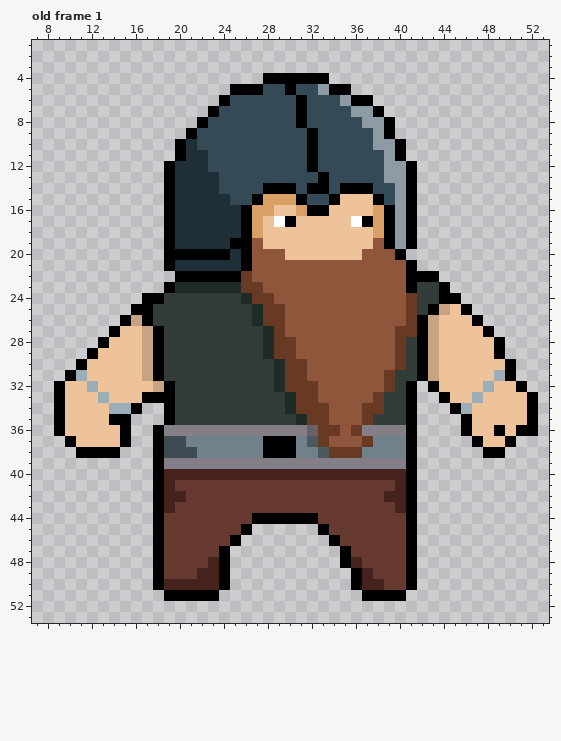
One commit to this pixel-art file: arts_dan/heroes/gnom.aseprite. Above: the version before the commit.
60x60 pixels, 1 frame. Shown: old frame 1: x 7..53, y 1..53. The commit also changed other frames, which this record leaves out.
After the commit:
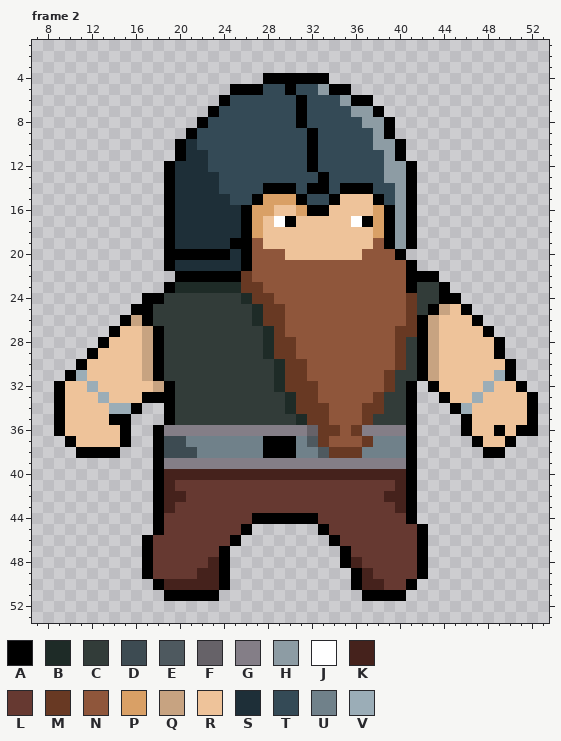
Palette (. is transparent): A #000000  B #1e2b27  C #323c39  D #3d4b52  E #4e595f  F #666268  G #847e87  H #8d9ca4  J #ffffff  K #45221c  L #663931  M #683923  N #8f563b  P #d9a066  Q #c7a381  R #eec39a  S #1e2f38  T #344a56  U #70818a  V #9badb7
A new or re-ordered frame is compared with the old frame closest to it.
The exact change:
frames 1 -> 5
--- frame 2 is new; against old frame 1, layer "Layer 1"
@@ x 15..44 @@
 44 ...ALLLLLLLLAAAAAALLLLLLLLA...
-45 ...ALLLLLLLA......ALLLLLLLA...
-46 ...ALLLLLLA........ALLLLLLA...
-47 ...ALLLLLA..........ALLLLLA...
-48 ...ALLLLKA..........AKLLLLA...
-49 ...ALLLKKA...........AKLLLA...
+45 ...ALLLLLLLA......ALLLLLLLLA..
+46 ..ALLLLLLLA........ALLLLLLLA..
+47 ..ALLLLLLA..........ALLLLLLA..
+48 ..ALLLLLKA..........AKLLLLLA..
+49 ..ALLLLKKA...........AKLLLLA..
 50 ...AKKKKKA...........AKKLLA...
Pixel boxes of the changes (left, top, right, bottom) in both pictures:
changed: (406, 524, 428, 579)
changed: (142, 535, 164, 579)
